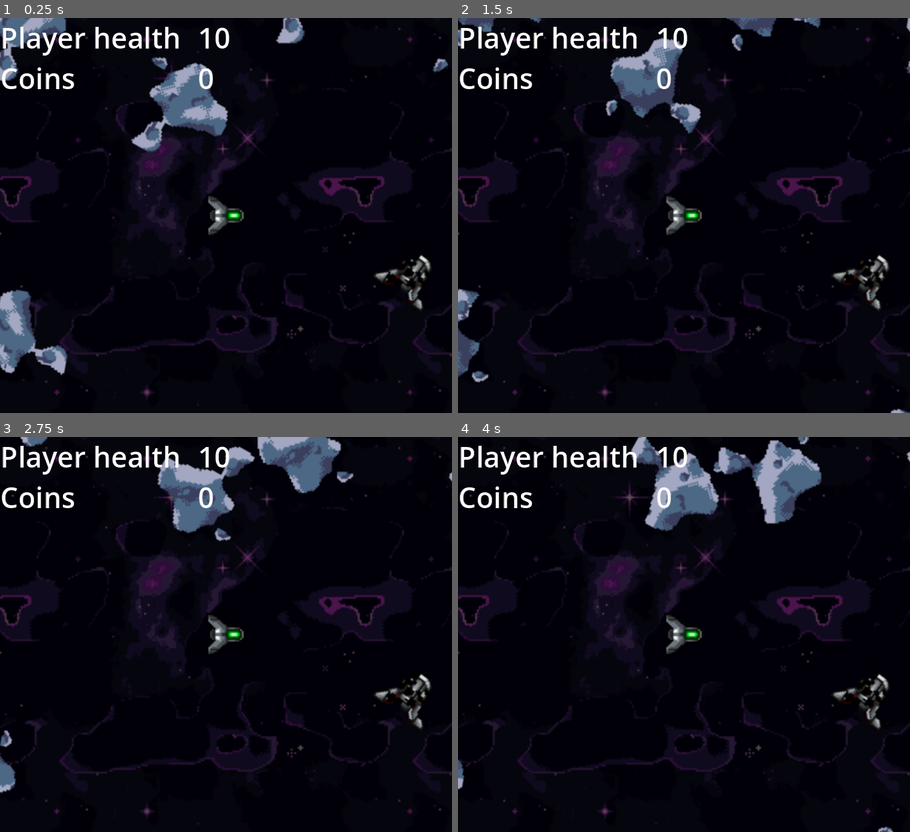
Above: before the commit, frames 1-4 (two rows, left to right).
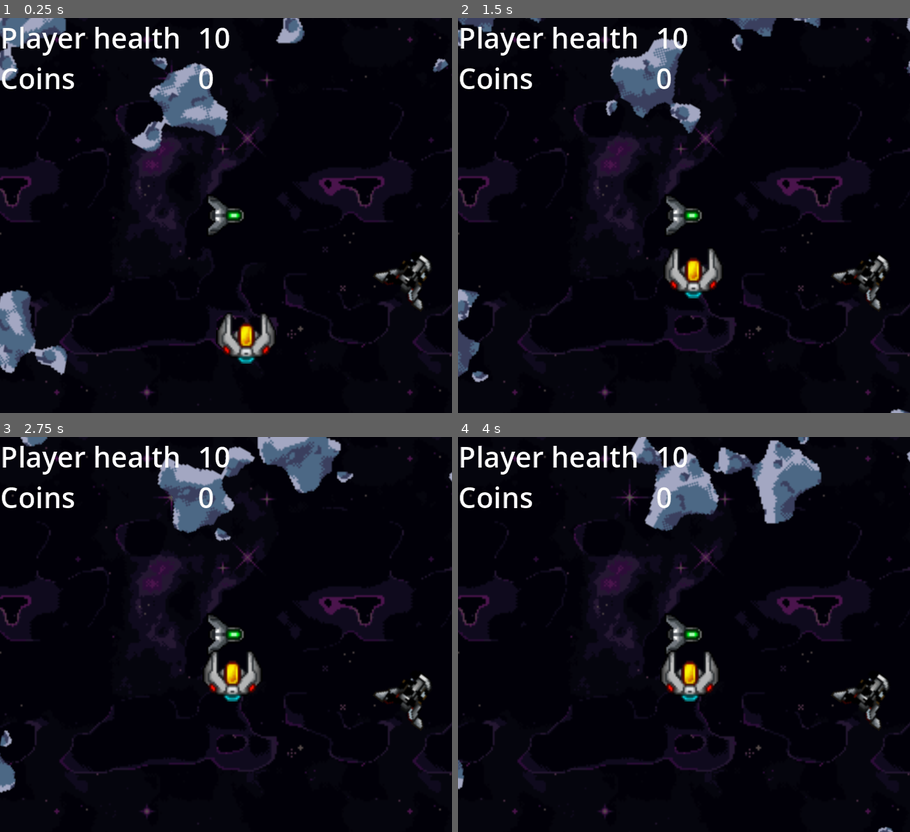
Above: after the commit, the same moments.

Repository: sirbrillig/take-the-sky-godot
Game: Godot game, scene res://scenes/level_1.tscn
Two runs of this game, one before a commit and one after it. Both use one fixed random seed, a clock stepped at 60 frames per second and the inputs below.
Inputs:
- Up to frame 1 (0.25 s): no input
- Up to frame 2 (1.5 s): no input
- Up to frame 3 (2.75 s): no input
- Up to frame 4 (4 s): no input

The runs differ from the first frame. In frame 1, 1.0% of the frame differs, in the area x 47-62%, y 74-88%; in frame 2, 1.0%; in frame 3, 1.0%; in frame 4, 1.0%, in the area x 44-58%, y 54-67%.

Commit message:
Add enemy ship that chases player

Diff:
--- a/project.godot
+++ b/project.godot
@@ -27,6 +27,10 @@
 window/size/window_height_override=768
 window/stretch/mode="canvas_items"
 
+[global_group]
+
+PlayerGroup=""
+
 [rendering]
 
 renderer/rendering_method="gl_compatibility"
--- /dev/null
+++ b/scenes/enemy_fighter_ship.gd
@@ -0,0 +1,30 @@
+extends CharacterBody2D
+class_name EnemyFighterShip
+
+@export var hit_points: int = 1
+@export var acceleration_rate: float = 5
+@export var max_velocity: float = 60
+@export var rotation_rate: float = 0.06
+
+var speed = 30 # TODO replace with acceleration
+
+enum RotationDirection {CLOCKWISE, COUNTERCLOCKWISE}
+
+func _physics_process(delta: float) -> void:
+	var players = get_tree().get_nodes_in_group("PlayerGroup")
+	if players[0] and position.distance_to(players[0].position) > 10:
+		# TODO: face player
+		velocity = position.direction_to(players[0].position) * speed
+		move_and_slide()
+
+func adjust_speed_for_rotation():
+	return Vector2(
+		clampf(velocity.x + acceleration_rate * cos(rotation), -max_velocity, max_velocity),
+		clampf(velocity.y + acceleration_rate * sin(rotation), -max_velocity, max_velocity),
+	)
+
+func adjust_rotation_for_direction(dir: RotationDirection):
+	if dir == RotationDirection.COUNTERCLOCKWISE:
+		return rotation - rotation_rate
+	else:
+		return rotation + rotation_rate
--- /dev/null
+++ b/scenes/enemy_fighter_ship.tscn
@@ -0,0 +1,28 @@
+[gd_scene load_steps=5 format=3 uid="uid://7ru616ox3xya"]
+
+[ext_resource type="Script" path="res://scenes/enemy_fighter_ship.gd" id="1_0fxf1"]
+[ext_resource type="Texture2D" uid="uid://bsx821bdw4gii" path="res://images/tiny_ship9.png" id="1_bbknx"]
+
+[sub_resource type="SpriteFrames" id="SpriteFrames_o6sqq"]
+animations = [{
+"frames": [{
+"duration": 1.0,
+"texture": ExtResource("1_bbknx")
+}],
+"loop": true,
+"name": &"default",
+"speed": 5.0
+}]
+
+[sub_resource type="CircleShape2D" id="CircleShape2D_f3266"]
+radius = 15.0
+
+[node name="EnemyFighterShip" type="CharacterBody2D"]
+motion_mode = 1
+script = ExtResource("1_0fxf1")
+
+[node name="AnimatedSprite2D" type="AnimatedSprite2D" parent="."]
+sprite_frames = SubResource("SpriteFrames_o6sqq")
+
+[node name="CollisionShape2D" type="CollisionShape2D" parent="."]
+shape = SubResource("CircleShape2D_f3266")
--- a/scenes/level_1.tscn
+++ b/scenes/level_1.tscn
@@ -1,8 +1,9 @@
-[gd_scene load_steps=11 format=3 uid="uid://cpuntx3vrj4ap"]
+[gd_scene load_steps=12 format=3 uid="uid://cpuntx3vrj4ap"]
 
 [ext_resource type="Script" path="res://scenes/space.gd" id="1_wfev5"]
 [ext_resource type="Texture2D" uid="uid://no7emv8six31" path="res://images/Purple Space.png" id="2_evayv"]
 [ext_resource type="PackedScene" uid="uid://75amelshbw2u" path="res://scenes/player_ship.tscn" id="3_qcrya"]
+[ext_resource type="PackedScene" uid="uid://7ru616ox3xya" path="res://scenes/enemy_fighter_ship.tscn" id="4_58ker"]
 [ext_resource type="PackedScene" uid="uid://s6oyhg2go8or" path="res://scenes/asteroid.tscn" id="4_wlegp"]
 [ext_resource type="PackedScene" uid="uid://btyhbudhn4gj1" path="res://scenes/derelict_ship.tscn" id="5_e1if5"]
 [ext_resource type="PackedScene" uid="uid://c4o1wt1r3jfrt" path="res://scenes/hud.tscn" id="6_jrv2p"]
@@ -159,5 +160,8 @@
 [node name="Gate" parent="." instance=ExtResource("7_6oipc")]
 position = Vector2(548.672, 369.892)
 
+[node name="EnemyFighterShip" parent="." instance=ExtResource("4_58ker")]
+position = Vector2(136, 184)
+
 [connection signal="player_coins_changed" from="PlayerShip" to="." method="_on_player_ship_player_coins_changed"]
 [connection signal="player_health_changed" from="PlayerShip" to="." method="_on_player_ship_player_health_changed"]
--- a/scenes/player_ship.tscn
+++ b/scenes/player_ship.tscn
@@ -4,6 +4,7 @@
 
 [sub_resource type="GDScript" id="GDScript_0a6g6"]
 script/source = "extends CharacterBody2D
+class_name PlayerShip
 
 signal player_health_changed
 signal player_coins_changed
@@ -51,7 +52,7 @@
 
 func _on_area_2d_area_entered(area: Area2D) -> void:
 	if area is Gate:
-		get_tree().change_scene_to_file(\"res://scenes/level_2.tscn\")
+		get_tree().call_deferred(\"change_scene_to_file\", \"res://scenes/level_2.tscn\")
 "
 
 [sub_resource type="CircleShape2D" id="CircleShape2D_c3nig"]
@@ -60,7 +61,7 @@
 [sub_resource type="CircleShape2D" id="CircleShape2D_qqneh"]
 radius = 11.0
 
-[node name="PlayerShip" type="CharacterBody2D"]
+[node name="PlayerShip" type="CharacterBody2D" groups=["PlayerGroup"]]
 position = Vector2(8, -8)
 motion_mode = 1
 script = SubResource("GDScript_0a6g6")
Binary file added: images/tiny_ship9.png
Not shown, added: images/tiny_ship9.png.import
